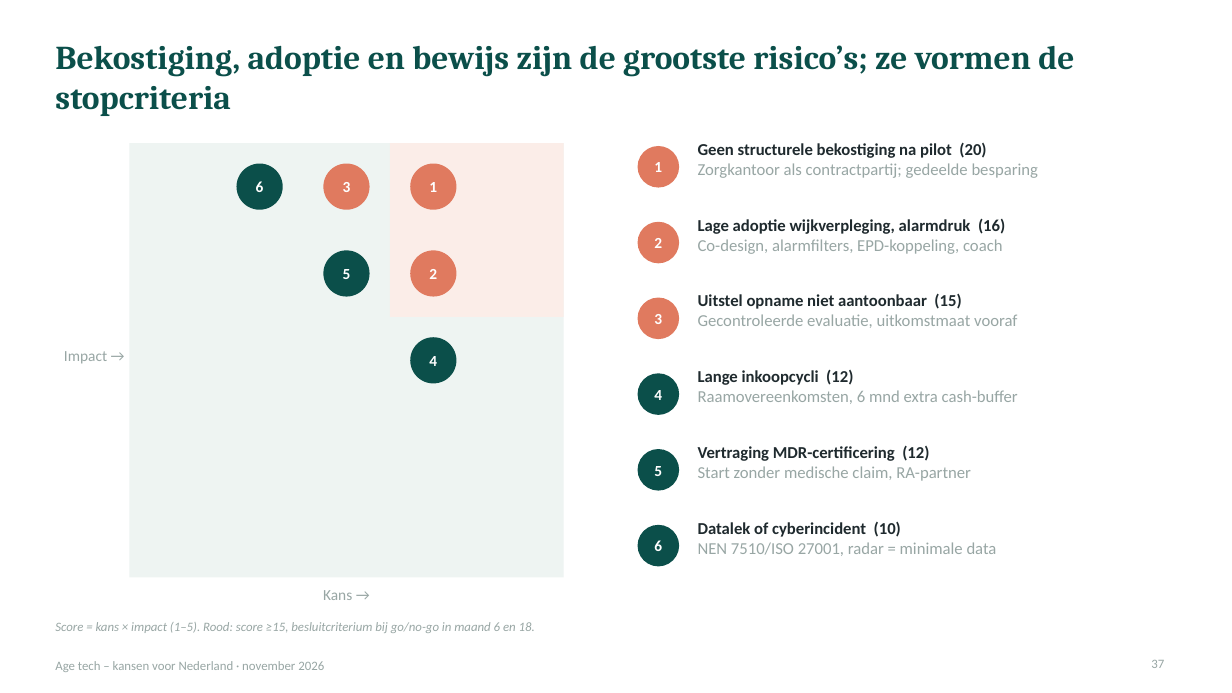
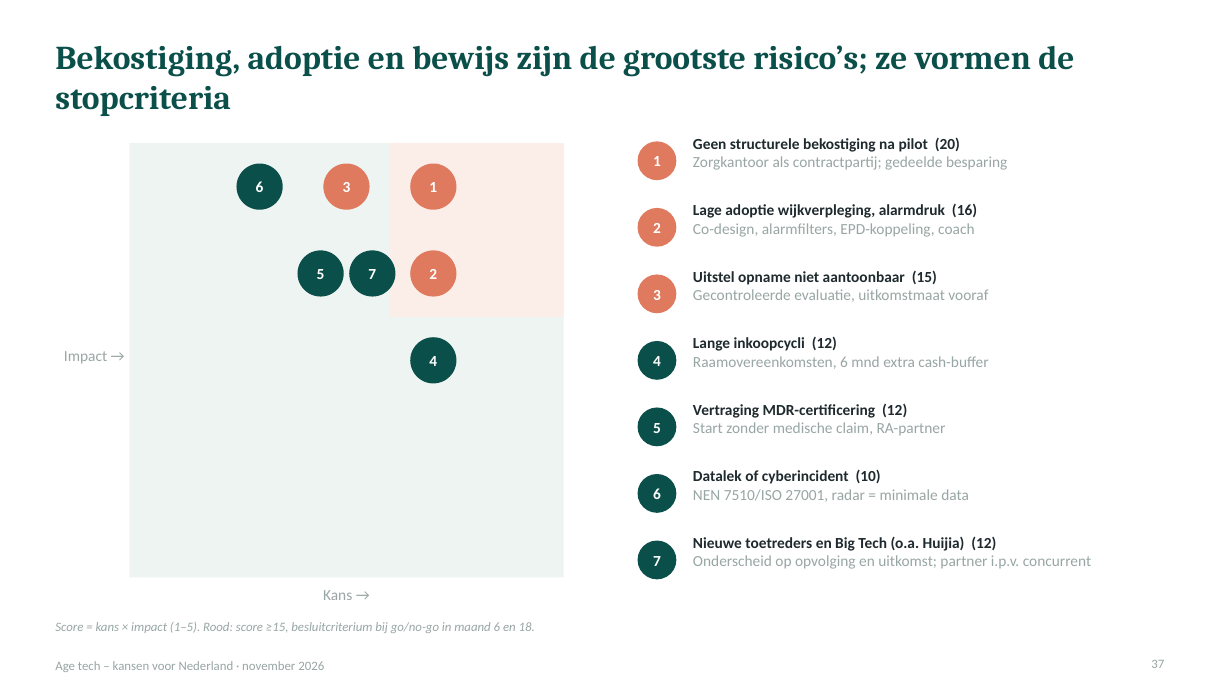
Before and after one commit to robruijn/Four-Seasons-Rome-2026, a slide deck: slide 37 of AgeTech_kansen_Nederland.pptx. Drawn at 1232x693 pixels with LibreOffice and Linux fonts; fonts in the diff are those of the drawing. Boxes give left, top, right and bottom in pixels: in the first picture for what was removed or moved away, otherwise in the second. Text is boxed around its words. In the diff, an @@ line names an element or a change of style, - is before the commit and + after.

```diff
--- a/AgeTech_kansen_Nederland.pptx
+++ b/AgeTech_kansen_Nederland.pptx
@@ text "1": place and size @@
-text "1" at [654,162,662,172]
+text "1" at [653,156,661,166]
@@ ellipse: place and size @@
-ellipse at [638,146,679,188]
+ellipse at [638,141,677,180]
@@ text "2": place and size @@
-text "2" at [654,238,662,248]
+text "2" at [653,223,661,233]
@@ ellipse: place and size @@
-ellipse at [638,222,679,263]
+ellipse at [638,208,677,247]
@@ text "Lage adoptie wijkverpleging, alarmdruk (16)": place and size @@
-text "Lage adoptie wijkverpleging, alarmdruk (16)" at [698,219,1005,254]
+text "Lage adoptie wijkverpleging, alarmdruk (16)" at [693,204,977,237]
@@ text "5": place and size @@
-text "5" at [343,269,351,279]
+text "5" at [317,269,325,279]
@@ ellipse: place and size @@
-ellipse at [323,250,370,297]
+ellipse at [298,250,344,297]
@@ ellipse added at [349,250,396,297], fill #0B4F4A @@
@@ text added at [368,269,376,279], 12 pt, text #FFFFFF, bold @@
+7
@@ text "Uitstel opname niet aantoonbaar (15)": place and size @@
-text "Uitstel opname niet aantoonbaar (15)" at [698,294,1017,328]
+text "Uitstel opname niet aantoonbaar (15)" at [693,270,988,302]
@@ text "3": place and size @@
-text "3" at [654,314,662,324]
+text "3" at [653,290,661,300]
@@ ellipse: place and size @@
-ellipse at [638,298,679,339]
+ellipse at [638,274,677,313]
@@ text "4": place and size @@
-text "4" at [654,390,662,400]
+text "4" at [653,356,661,366]
@@ ellipse added at [638,341,677,380], fill #0B4F4A @@
@@ text "Lange inkoopcycli (12)": place and size @@
-text "Lange inkoopcycli (12)" at [698,370,1018,404]
+text "Lange inkoopcycli (12)" at [693,336,988,369]
@@ text "5": place and size @@
-text "5" at [654,466,662,476]
+text "5" at [653,423,661,433]
@@ ellipse: place and size @@
-ellipse at [638,373,679,415]
+ellipse at [638,408,677,446]
@@ text "Vertraging MDR-certificering (12)": place and size @@
-text "Vertraging MDR-certificering (12)" at [698,446,971,481]
+text "Vertraging MDR-certificering (12)" at [693,404,946,435]
@@ text "6": place and size @@
-text "6" at [654,540,662,551]
+text "6" at [653,488,661,499]
@@ ellipse: place and size @@
-ellipse at [638,449,679,491]
+ellipse at [638,474,677,513]
@@ size 13 to 12 pt in 6 elements at [693,137,1007,170], [693,204,977,237], [693,270,988,302], [693,336,988,369], [693,404,946,435], [693,469,969,502] @@
@@ text "Datalek of cyberincident (10)": place and size @@
-text "Datalek of cyberincident (10)" at [698,522,997,556]
+text "Datalek of cyberincident (10)" at [693,469,969,502]
@@ text added at [693,536,1091,569], 12 pt, text #98A6A4 @@
+Nieuwe toetreders en Big Tech (o.a. Huijia) (12)
+Onderscheid op opvolging en uitkomst; partner i.p.v. concurrent
@@ ellipse: place and size @@
-ellipse at [638,525,679,567]
+ellipse at [638,541,677,579]
@@ text added at [653,556,661,566], 12 pt, text #FFFFFF, bold @@
+7
```
Also in this commit, not shown: 13 other slides changed.
